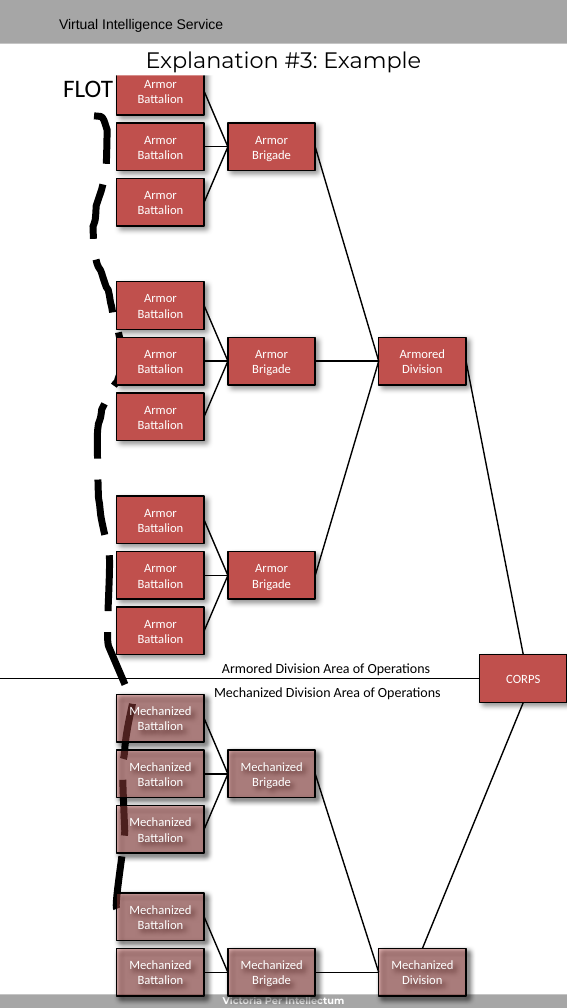
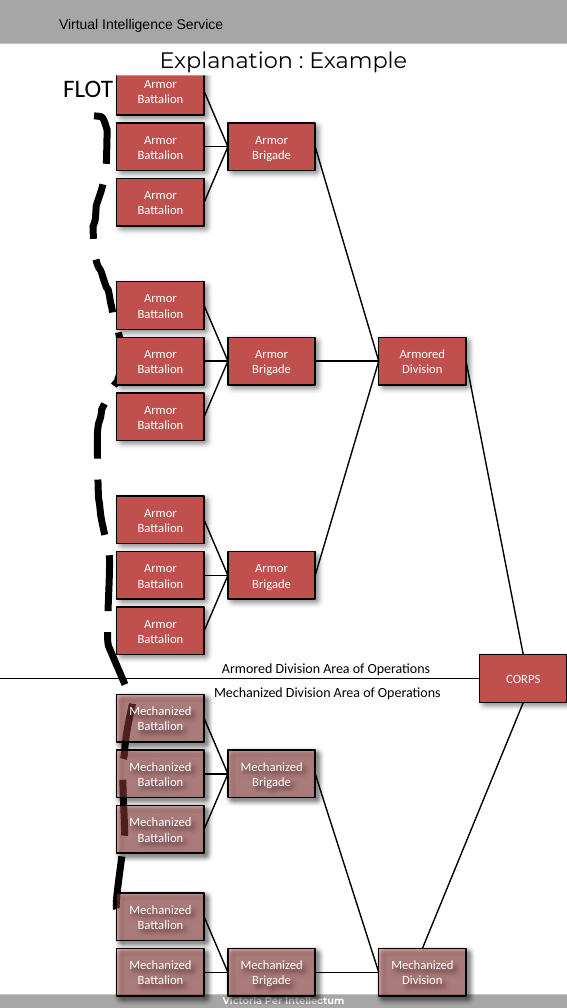
Before and after one commit to 132nd-vWing/ATRM_Brief, a slide deck: slide 7 of Files/VIS - Generic Order of Battle.pptx (slide 5 before the commit). Drawn at 567x1008 pixels with LibreOffice and Linux fonts; fonts in the diff are those of the drawing; background and template pictures are left out. Boxes give left, top, right and bottom in pixels: in the first picture for what was removed or moved away, otherwise in the second. Text is boxed around its words. In the diff, an @@ line names an element or a change of style, - is before the commit and + after.

```diff
--- a/Files/VIS - Generic Order of Battle.pptx
+++ b/Files/VIS - Generic Order of Battle.pptx
@@ title at bbox=[160, 51, 407, 73]: text changed @@
-Explanation #3: Example
+Explanation : Example
```
Also in this commit, not shown: 11 other slides changed, 18 slides added, 1 other file.
